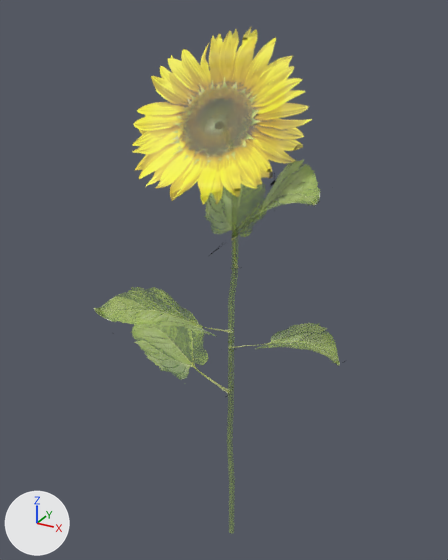
Renders of the FBX model Assets/Models/Greenhouse/Sunflower_grown.fbx from each side of a commit.
Before and after are seen from a 50 mm camera at (0.37, -0.697, 0.795) aimed at (-0.008, -0.01, 0.452). Lighting does not change. The marker at lower left points along +X, +Y and +Z. Where no turn or scale is listed for an object, it has been applied to the vertices.

Names of what the first picture shows: 'pCube2', 'pCylinder2', 'pCylinder3', 'pasted__pCube2', 'pasted__pCube2.001', 'pasted__pCube2.002', 'pasted__pasted__pCube2'.
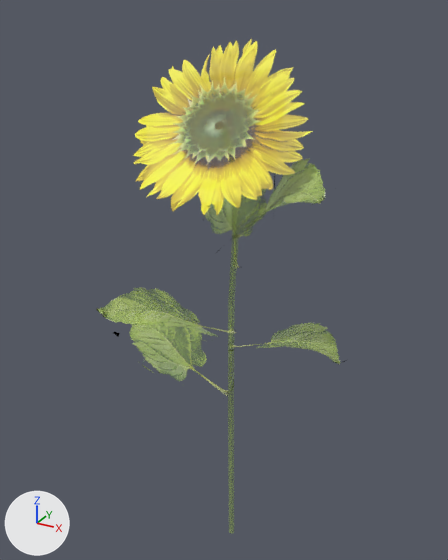
Where the change shows, as pixel boxes [x1, y1, x2, y2] in the pictures (448 x 560 px):
'pCylinder3', moved: before [132, 27, 312, 204]; after [133, 39, 313, 215]
'pCube2', moved: before [131, 309, 232, 394]; after [129, 311, 230, 396]
'pasted__pCube2', moved: before [94, 287, 234, 335]; after [96, 287, 236, 341]
'pasted__pCube2.001', moved: before [231, 159, 320, 241]; after [235, 158, 325, 240]

Patch to the scene script:
```diff
--- a/Assets/Models/Greenhouse/Sunflower_grown.fbx.py
+++ b/Assets/Models/Greenhouse/Sunflower_grown.fbx.py
@@ ob_pasted__pcube2_001 @@
 ob_pasted__pcube2_001 = bpy.data.objects.new('pasted__pCube2.001', me_mesh_004)
-ob_pasted__pcube2_001.location = (0.066, -0.046, 0.588)
+ob_pasted__pcube2_001.location = (0.07, -0.039, 0.588)
@@ ob_pcylinder3 @@
 ob_pcylinder3 = bpy.data.objects.new('pCylinder3', me_mesh_001)
-ob_pcylinder3.location = (0.001, -0.027, 0.661)
+ob_pcylinder3.location = (0.001, -0.026, 0.648)
@@ ob_pasted__pcube2 @@
 ob_pasted__pcube2 = bpy.data.objects.new('pasted__pCube2', me_mesh_003)
-ob_pasted__pcube2.location = (-0.04, -0.087, 0.432)
+ob_pasted__pcube2.location = (-0.036, -0.087, 0.432)
@@ ob_pcube2 @@
 ob_pcube2 = bpy.data.objects.new('pCube2', me_mesh_002)
-ob_pcube2.location = (-0.1, 0.003, 0.324)
+ob_pcube2.location = (-0.1, -0.002, 0.324)
```
